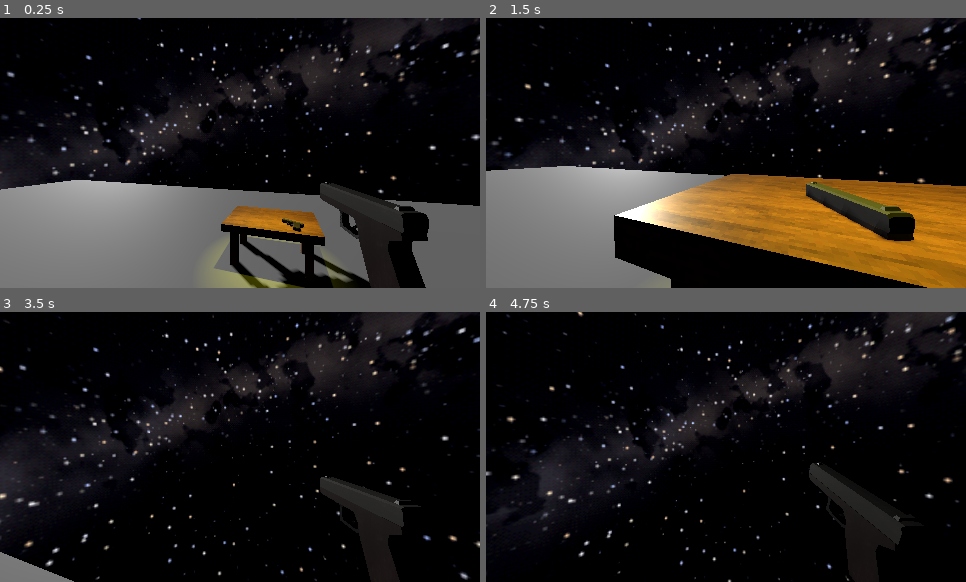
Above: before the commit, frames 1-4 (two rows, left to right).
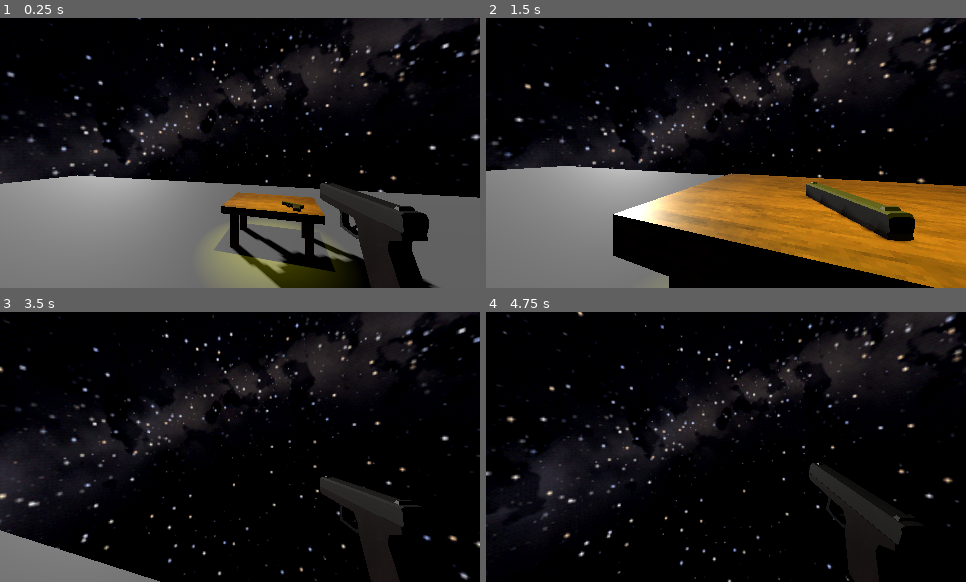
Above: after the commit, the same moments.

Repository: TheM0RSE/GameOff2026
Game: Godot game, scene res://Scenes/Main.tscn
The game is run twice, just before and just after one commit, with the same random seed, the same clock (stepped at 60 frames per second) and the same inputs.
Inputs (mouse positions are in pixels of both pictures, inside the frame that each line leads up to):
- Up to frame 1 (0.25 s): no input
- Up to frame 2 (1.5 s): move the mouse to (750, 153) at 0.52 s; hold W (up) from 0.53 s (still down); tap Space (jump) at 0.6, 0.77, 1.07 s; move the mouse to (702, 153) at 1.27 s; tap Shift (Sprint) at 1.35 s
- Up to frame 3 (3.5 s): keep holding W (up); tap Space (jump) at 1.52, 1.55, 1.82, 2.3, 2.85, 3.02, 3.32 s; move the mouse to (249, 441) at 2.02 s; click (249, 441) at 2.1 s; move the mouse to (235, 452) at 2.77 s
- Up to frame 4 (4.75 s): keep holding W (up); move the mouse to (764, 449) at 3.52 s; hold Shift (Sprint) 3.53-4.28 s; tap Space (jump) at 3.77, 3.8, 4.07, 4.52, 4.55 s; tap Enter at 4.25 s; move the mouse to (687, 444) at 4.27 s; click (687, 444) at 4.35 s

The runs differ from the first frame. In frame 1, 8.5% of the frame differs, in the area x 0-100%, y 58-100%; in frame 2, 1.2%; in frame 3, 2.3%; in frame 4, less than 0.1%.

Commit message:
Fixed boost bug with enemy. Added fall multiplier to fall faster.

Diff:
--- a/Entities/Player/Player.gd
+++ b/Entities/Player/Player.gd
@@ -12,6 +12,8 @@
 
 @export var jump_buffer_time = 0.08 # 80 ms buffer window
 var jump_buffer_timer = 0.0
+
+@export var fall_multiplier = 2.0
 
 # Stamina later
 
@@ -57,12 +59,17 @@
 func _physics_process(delta: float) -> void:
 	# If player is not on ground
 	if not is_on_floor():
-		# Gravity
+		# Gravity normal in the start of a jump and higher with fall_multiplier when falling
+		if velocity.y < 0:
+			velocity += get_gravity() * WEIGHT * fall_multiplier * delta
+		else:
+			velocity += get_gravity() * WEIGHT * delta
+
 		coyote_timer -= 1 * delta
-		velocity += get_gravity() * WEIGHT * delta
 
 		# Set air rate for friction
 		rate = AIR_ACCEL
+
 	else:
 		# Set ground rate for friction
 		rate = GROUND_ACCEL
--- a/Scenes/Main.tscn
+++ b/Scenes/Main.tscn
@@ -49,6 +49,7 @@
 
 [node name="Player" parent="." unique_id=1972926718 instance=ExtResource("1_r150o")]
 transform = Transform3D(0.9623565, 0, 0.27179015, 0, 1, 0, -0.27179015, 0, 0.9623565, 0.63244486, 3.736394, -0.85529494)
+collision_layer = 2
 
 [node name="NavigationRegion3D" type="NavigationRegion3D" parent="." unique_id=1232932362]
 navigation_mesh = SubResource("NavigationMesh_3n5wa")
@@ -75,5 +76,6 @@
 
 [node name="Customer" parent="." unique_id=1439125245 node_paths=PackedStringArray("player") instance=ExtResource("6_v1gob")]
 transform = Transform3D(1, 0, 0, 0, 1, 0, 0, 0, 1, -11.2368145, 4.8552704, 10.075342)
+collision_layer = 4
 movement_speed = 2.0
 player = NodePath("../Player")
